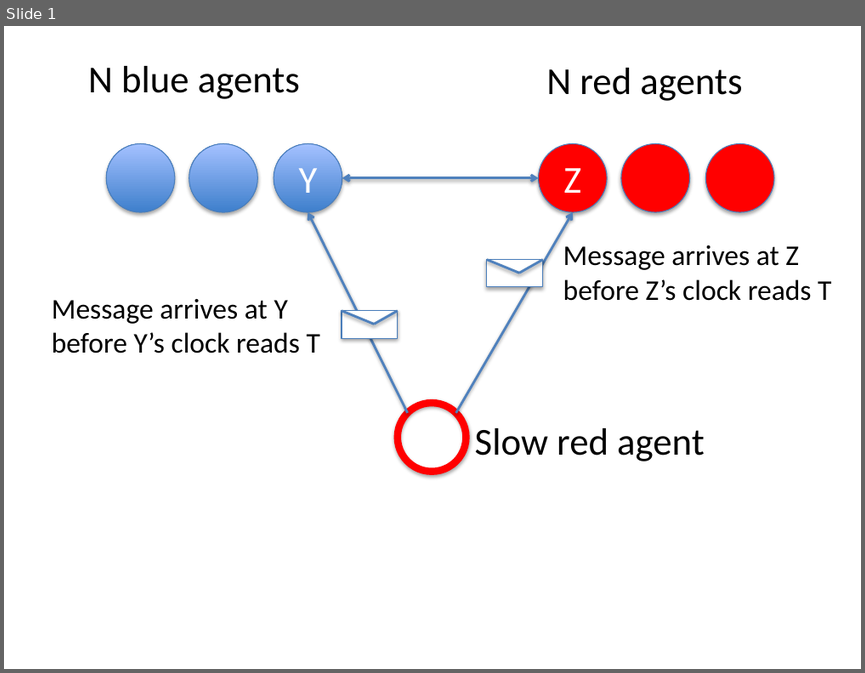
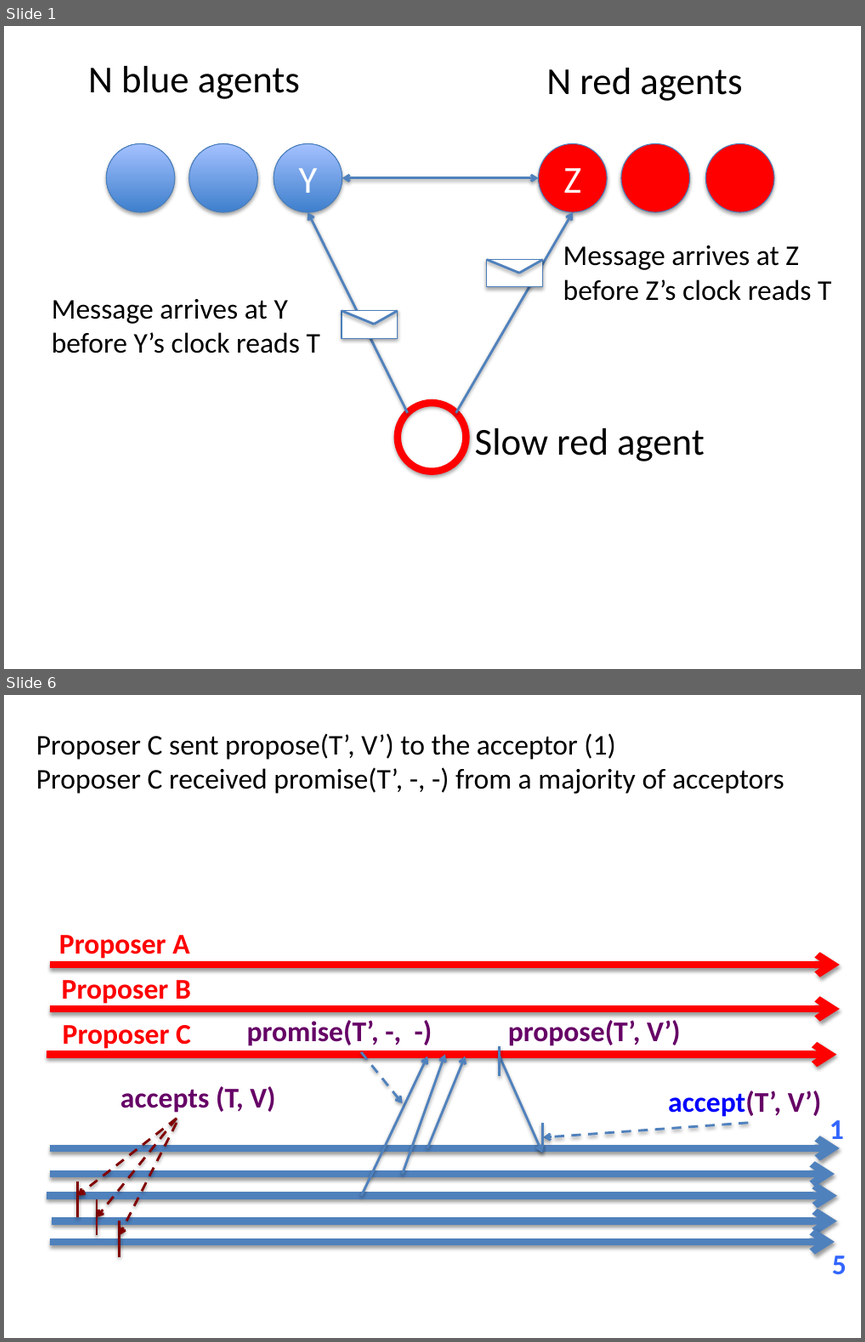
Before and after one commit to kmchandy/kmchandy.github.io, a slide deck: Paxos/PaxosFigures.pptx. Shown one above the other, each under a label of ours: slide 1 before the commit, slides 1 and 6 after it; the slides between them are not shown. The pictures are 865x673 and 865x1342 pixels, drawn with LibreOffice and Linux fonts; fonts in the diff are those of the drawing. Boxes give left, top, right and bottom in pixels: in the first picture for what was removed or moved away, otherwise in the second. Text is boxed around its words. In the diff, an @@ line names an element or a change of style, - is before the commit and + after.

```diff
--- a/Paxos/PaxosFigures.pptx
+++ b/Paxos/PaxosFigures.pptx
@@ slide 6 added at bbox=[4, 695, 861, 1338], background #FFFFFF @@
@@ text added at bbox=[36, 733, 784, 794], 24 pt, text #000000 @@
+Proposer C sent propose(T’, V’) to the acceptor (1)
+Proposer C received promise(T’, -, -) from a majority of acceptors
@@ text added at bbox=[59, 935, 189, 959], 24 pt, text #FF0000, bold @@
+Proposer A
@@ arrow added from (50, 965) to (840, 965), #FF0000 6 pt @@
@@ text added at bbox=[62, 980, 191, 1004], 24 pt, text #FF0000, bold @@
+Proposer B
@@ arrow added from (50, 1009) to (840, 1009), #FF0000 6 pt @@
@@ text added at bbox=[63, 1025, 191, 1049], 24 pt, text #FF0000, bold @@
+Proposer C
@@ text added at bbox=[247, 1020, 379, 1046], 24 pt, text #660066, bold @@
+promise(T’, -, -)
@@ text added at bbox=[508, 1020, 681, 1046], 24 pt, text #660066, bold @@
+propose(T’, V’)
@@ line added from (500, 1046) to (500, 1077), #4F81BD 2 pt @@
@@ arrow added from (46, 1054) to (837, 1054), #FF0000 6 pt @@
@@ arrow added from (361, 1196) to (427, 1056), #4F81BD 2 pt @@
@@ arrow added from (361, 1052) to (403, 1103), #4F81BD 2 pt dashed @@
@@ arrow added from (403, 1174) to (445, 1054), #4F81BD 2 pt @@
@@ arrow added from (427, 1148) to (465, 1056), #4F81BD 2 pt @@
@@ arrow added from (500, 1056) to (542, 1152), #4F81BD 2 pt @@
@@ text added at bbox=[120, 1086, 275, 1112], 24 pt, text #660066, bold @@
+accepts (T, V)
@@ text added at bbox=[668, 1090, 822, 1117], 24 pt, text #660066, bold @@
+accept(T’, V’)
@@ arrow added from (177, 1118) to (78, 1196), #800000 2 pt dashed @@
@@ arrow added from (177, 1118) to (97, 1217), #800000 2 pt dashed @@
@@ arrow added from (177, 1123) to (120, 1235), #800000 2 pt dashed @@
@@ line added from (542, 1123) to (542, 1152), #4F81BD 2 pt @@
@@ arrow added from (748, 1123) to (543, 1137), #4F81BD 2 pt dashed @@
@@ text added at bbox=[829, 1120, 844, 1145], 24 pt, text #3366FF, bold @@
+1
@@ arrow added from (50, 1148) to (840, 1148), #4F81BD 6 pt @@
@@ arrow added from (50, 1174) to (834, 1174), #4F81BD 6 pt @@
@@ arrow added from (46, 1196) to (837, 1196), #4F81BD 6 pt @@
@@ line added from (78, 1181) to (78, 1217), #800000 2 pt @@
@@ line added from (97, 1199) to (97, 1235), #800000 2 pt @@
@@ arrow added from (52, 1221) to (837, 1221), #4F81BD 6 pt @@
@@ line added from (120, 1221) to (120, 1256), #800000 2 pt @@
@@ arrow added from (50, 1242) to (834, 1242), #4F81BD 6 pt @@
@@ text added at bbox=[832, 1255, 846, 1275], 24 pt, text #3366FF, bold @@
+5
```
Also in this commit, not shown: 5 slides changed, 9 slides removed, 22 other files.
